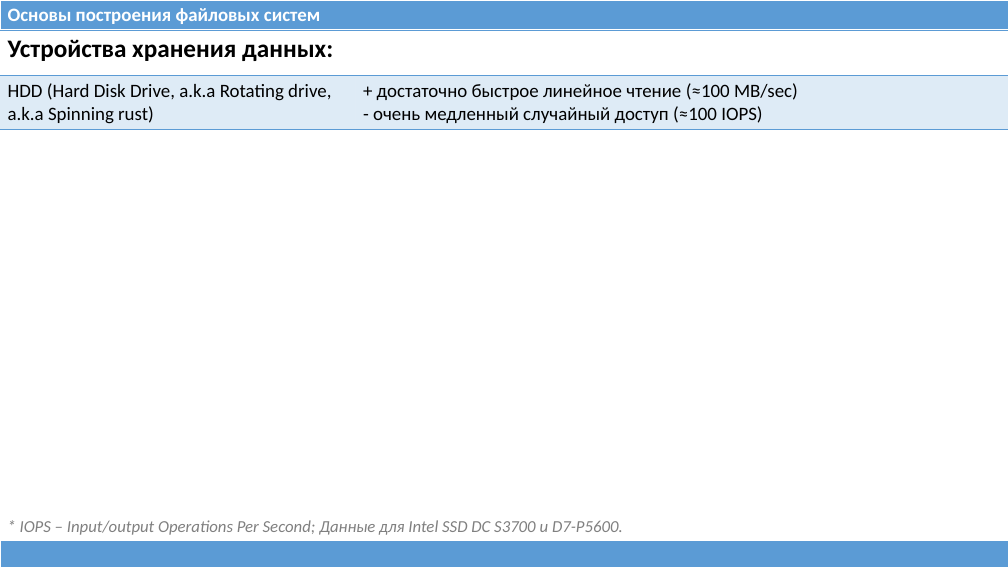
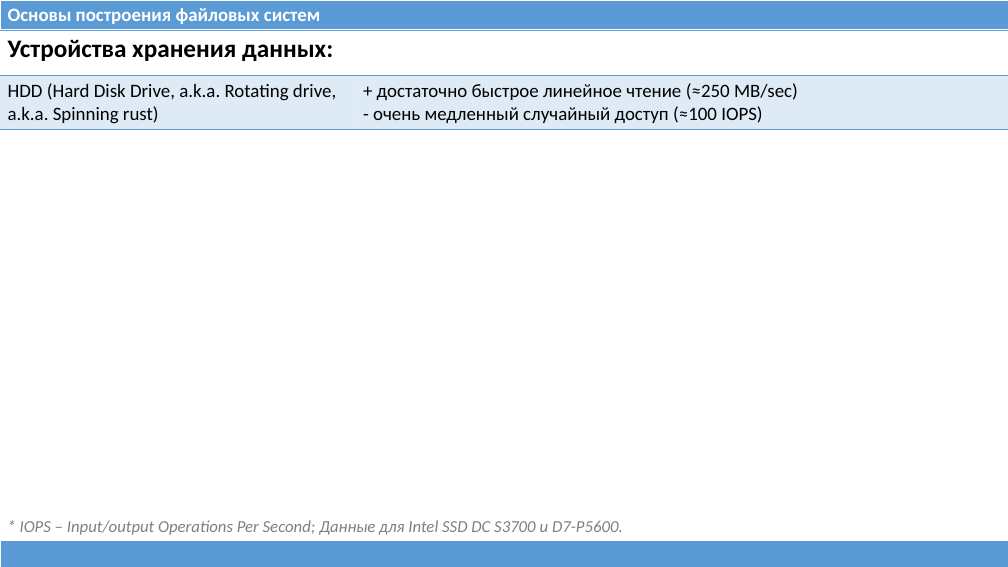
Before and after one commit to dominiquelefevre/filesystems-101, a slide deck: slide 19 of talks/src/class00.pptx. Drawn at 1008x567 pixels with LibreOffice and Linux fonts; fonts in the diff are those of the drawing. Boxes give left, top, right and bottom in pixels: in the first picture for what was removed or moved away, otherwise in the second. Text is boxed around its words. In the diff, an @@ line names an element or a change of style, - is before the commit and + after.

```diff
--- a/talks/src/class00.pptx
+++ b/talks/src/class00.pptx
@@ table at <box>0,30,1008,129</box> @@
-row 2, column 1: HDD (Hard Disk Drive, a.k.a Rotating drive, a.k.a Spinning rust)
+row 2, column 1: HDD (Hard Disk Drive, a.k.a. Rotating drive, a.k.a. Spinning rust)
-row 2, column 2: + достаточно быстрое линейное чтение (≈100 MB/sec) / - очень медленный случайный доступ (≈100 IOPS)
+row 2, column 2: + достаточно быстрое линейное чтение (≈250 MB/sec) / - очень медленный случайный доступ (≈100 IOPS)
```
Also in this commit, not shown: 7 other slides changed, 1 slide added.
